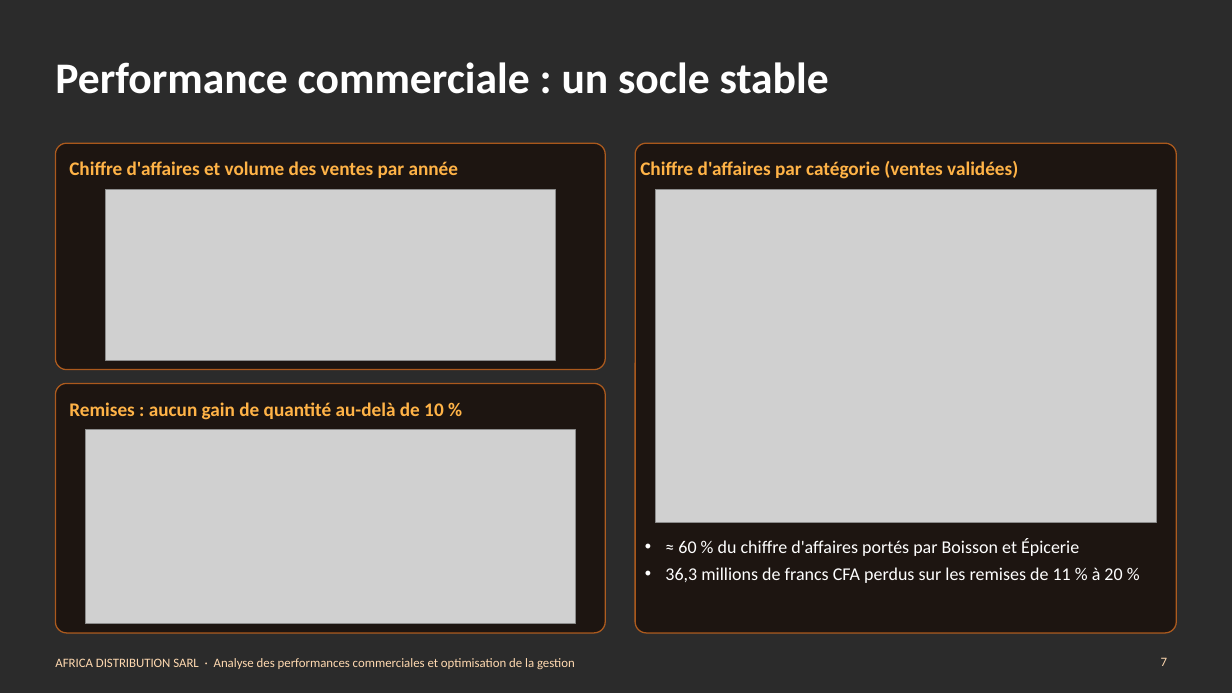
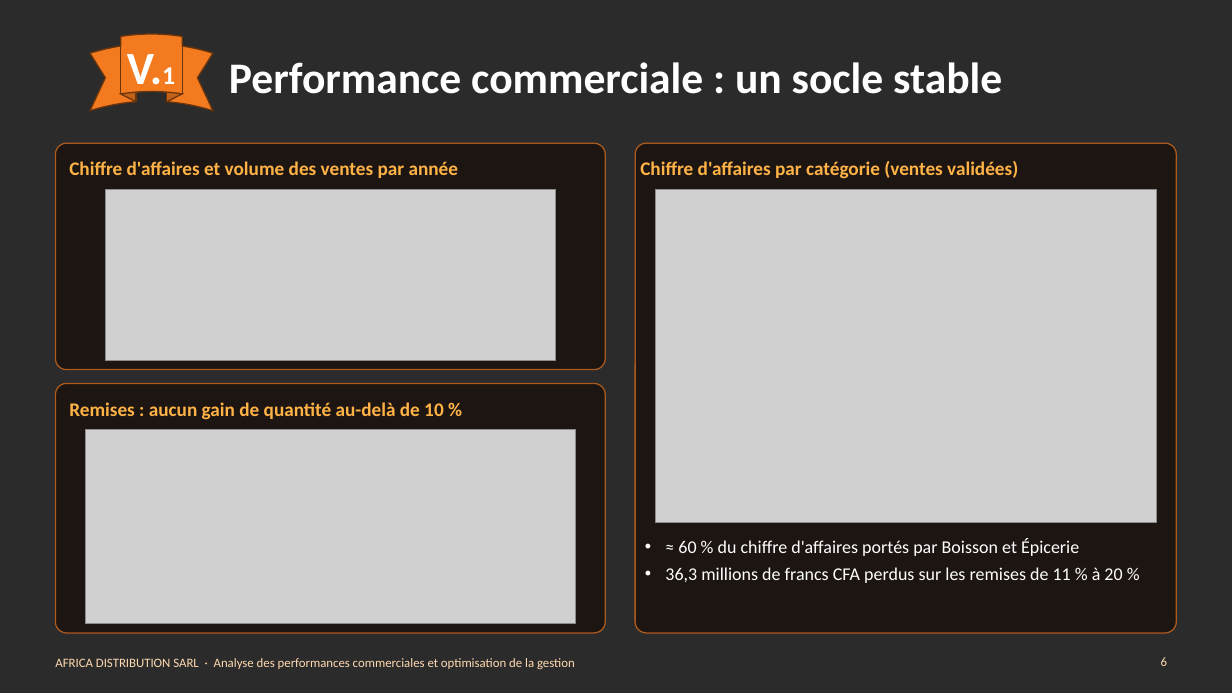
Before and after one commit to Agatte-Data/STAGE-DATA-ANALYST, a slide deck: slide 6 of 08_PRESENTATION/Presentation_AFRICA_DISTRIBUTION.pptx (slide 7 before the commit). Drawn at 1232x693 pixels with LibreOffice and Linux fonts; fonts in the diff are those of the drawing; grey boxes stand for pictures; background and template pictures are left out; a plain dark background stands for a picture behind light text. Boxes give left, top, right and bottom in pixels: in the first picture for what was removed or moved away, otherwise in the second. Text is boxed around its words. In the diff, an @@ line names an element or a change of style, - is before the commit and + after.

```diff
--- a/08_PRESENTATION/Presentation_AFRICA_DISTRIBUTION.pptx
+++ b/08_PRESENTATION/Presentation_AFRICA_DISTRIBUTION.pptx
@@ title "Performance commerciale : un socle ..." at <box>229,62,1002,94</box>: alignment left to centre @@
@@ ellipse ribbon added at <box>90,34,213,111</box>, fill #F37A1F, outline #6B350E 1 pt @@
@@ text added at <box>127,54,175,95</box>, 36 pt, text #FFFFFF, bold @@
+V.1
@@ page number at <box>1161,657,1167,666</box>: text changed @@
-7
+6
```
Also in this commit, not shown: 15 other slides changed, 1 slide added, 1 slide removed, 11 other files.
